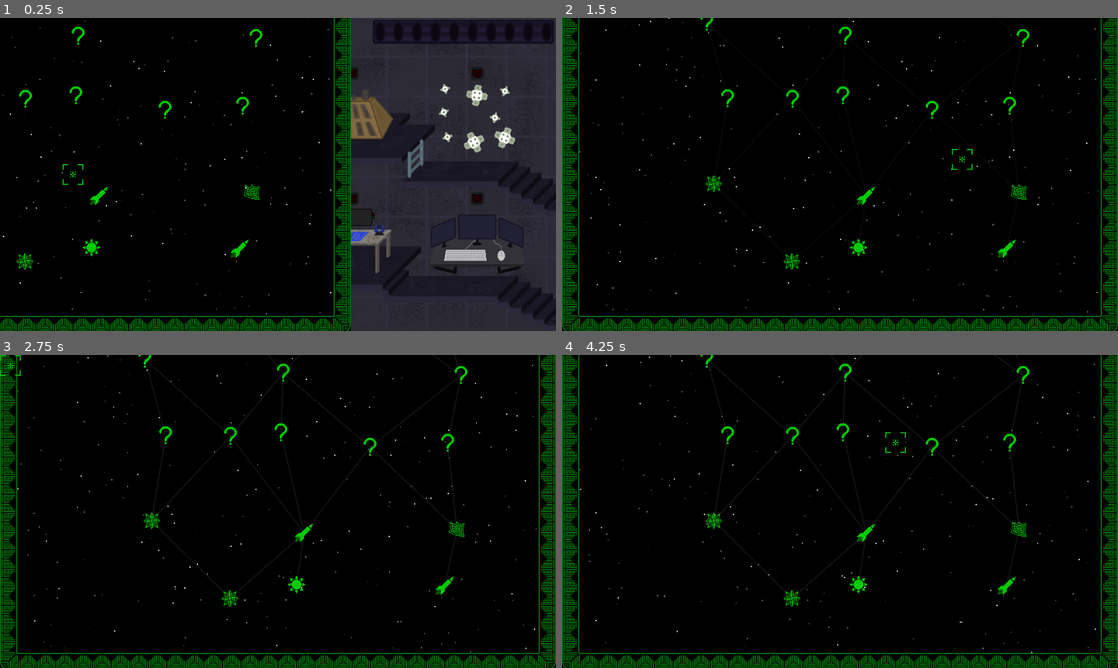
Above: before the commit, frames 1-4 (two rows, left to right).
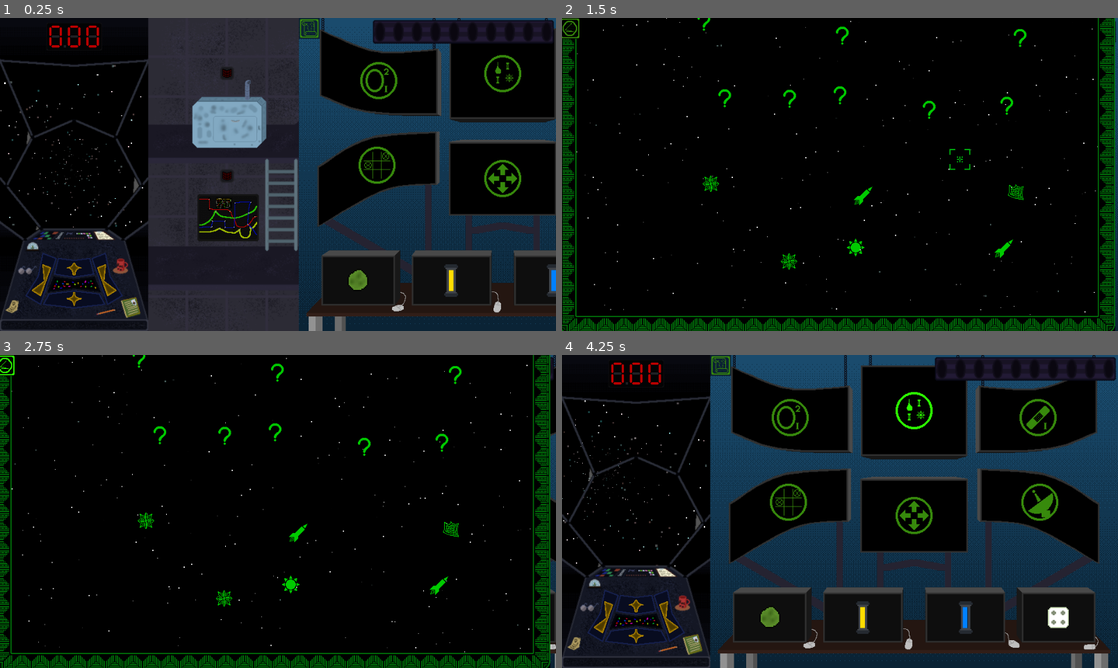
Above: after the commit, the same moments.

Repository: kedalovo/-SG-Spaceship-Management
Game: Godot game, scene res://Game Scene/Game.tscn
Two runs of this game, one before a commit and one after it. Both use one fixed random seed, a clock stepped at 60 frames per second and the inputs below.
Inputs (mouse positions are in pixels of both pictures, inside the frame that each line leads up to):
- Up to frame 1 (0.25 s): no input
- Up to frame 2 (1.5 s): click (773, 27) at 0.52 s; move the mouse to (962, 158) at 1.27 s; hold Right (right) from 1.28 s (still down); hold ` (test) from 1.28 s (still down); click (962, 158) at 1.42 s
- Up to frame 3 (2.75 s): release Right (right) at 2 s; release ` (test) at 2 s; click (11, 364) at 2.02 s
- Up to frame 4 (4.25 s): move the mouse to (728, 527) at 2.77 s; hold Down (down) 2.78-3.53 s; tap Space (test1) at 2.85 s; click (728, 527) at 2.92 s; move the mouse to (895, 442) at 3.52 s; hold Right (right) from 3.53 s (still down); hold ` (test) from 3.53 s (still down); click (895, 442) at 3.67 s

The runs differ from the first frame. In frame 1, 70% of the frame differs, in the area x 0-100%, y 0-100%; in frame 2, 7.2%; in frame 3, 7.5%; in frame 4, 52%.

Commit message:
Store and Map now interact properly - you can suumon Store in Map and Map in Store.

Diff:
--- a/Game Scene/Game.tscn
+++ b/Game Scene/Game.tscn
@@ -733,6 +733,8 @@
 [connection signal="finished_animation" from="SubViewportContainer/SubViewport/Computer System" to="." method="_on_system_animation_finished"]
 [connection signal="fixed" from="SubViewportContainer/SubViewport/Computer System" to="." method="_on_system_fixed"]
 [connection signal="location_changed" from="Map" to="Cabin/SubViewportContainer2/SubViewport/Space" method="_on_map_location_changed"]
+[connection signal="store_summoned" from="Map" to="." method="_on_map_store_summoned"]
 [connection signal="timeout" from="RoundTimer" to="." method="_on_round_timer_timeout"]
 [connection signal="balance_flash" from="Store" to="Balance" method="_on_store_balance_flash"]
 [connection signal="item_bought" from="Store" to="." method="_on_store_item_bought"]
+[connection signal="map_summoned" from="Store" to="." method="_on_store_map_summoned"]
--- a/Game Scene/game.gd
+++ b/Game Scene/game.gd
@@ -55,10 +55,7 @@
 func _ready() -> void:
 	Input.set_custom_mouse_cursor(CURSOR_NORMAL, Input.CURSOR_ARROW)
 	Input.set_custom_mouse_cursor(CURSOR_POINTER, Input.CURSOR_POINTING_HAND)
-	map_animator.play(&"open")
-	Input.mouse_mode = Input.MOUSE_MODE_HIDDEN
-	map.cursor.show()
-	#store_animator.play(&"open")
+	toggle_store(true)
 
 
 func _input(event: InputEvent) -> void:
@@ -109,6 +106,26 @@
 func _physics_process(_delta: float) -> void:
 	cabin_view.scale = lerp(cabin_view.scale, Vector2.ONE, 0.1)
 	clock.set_time(round_timer.time_left)
+
+
+func toggle_map(open: bool) -> void:
+	if open:
+		map.toggle_input(true)
+		map_animator.play(&"open")
+		Input.mouse_mode = Input.MOUSE_MODE_HIDDEN
+		map.cursor.show()
+	else:
+		map_animator.play_backwards(&"open")
+		Input.mouse_mode = Input.MOUSE_MODE_VISIBLE
+		map.cursor.hide()
+
+
+func toggle_store(open: bool) -> void:
+	if open:
+		store.toggle_input(true)
+		store_animator.play(&"open")
+	else:
+		store_animator.play_backwards(&"open")
 
 
 func start_round() -> void:
@@ -229,3 +246,12 @@
 			engines_system.add_coolant()
 		game_manager.store_items.PATCH:
 			hull_system.add_patch()
+
+
+func _on_store_map_summoned() -> void:
+	toggle_map(true)
+
+
+func _on_map_store_summoned() -> void:
+	toggle_map(false)
+	toggle_store(true)
--- a/Map/map.gd
+++ b/Map/map.gd
@@ -2,6 +2,11 @@
 
 
 signal location_changed(new_location: map_node)
+signal store_summoned
+
+
+@export_color_no_alpha var default_color: Color
+@export_color_no_alpha var highlight_color: Color
 
 
 const MAP_NODE = preload("res://Map/Map Node/map_node.tscn")
@@ -22,6 +27,8 @@
 @onready var marker: Sprite2D = $Marker
 @onready var marker_animator: AnimationPlayer = $"Marker/Marker Animator"
 @onready var contents: Control = $"Scroll/Map Container/MarginContainer/Contents"
+@onready var input_stopper: Control = $"Input Stopper"
+@onready var store_button: TextureButton = $"Store Button Background/Store Button"
 
 @export var line_color_global: Color
 
@@ -69,6 +76,13 @@
 				for target in j.connected_to_nodes:
 					if !target.disabled and !j.disabled:
 						draw_line(target.global_position, j.global_position, line_color_global, 2)
+
+
+func toggle_input(new_state: bool) -> void:
+	if new_state:
+		input_stopper.mouse_filter = Control.MOUSE_FILTER_IGNORE
+	else:
+		input_stopper.mouse_filter = Control.MOUSE_FILTER_STOP
 
 
 func draw_default_punctured_line(from: Vector2, to: Vector2) -> void:
@@ -292,3 +306,16 @@
 	for i in current_location.connected_to_nodes:
 		i.is_available = true
 	location_changed.emit(node)
+
+
+func _on_store_button_pressed() -> void:
+	toggle_input(false)
+	store_summoned.emit()
+
+
+func _on_store_button_mouse_entered() -> void:
+	store_button.modulate = highlight_color
+
+
+func _on_store_button_mouse_exited() -> void:
+	store_button.modulate = default_color
--- a/Map/map.tscn
+++ b/Map/map.tscn
@@ -1,9 +1,11 @@
-[gd_scene load_steps=10 format=3 uid="uid://dh1g8tgwww50"]
+[gd_scene load_steps=13 format=3 uid="uid://dh1g8tgwww50"]
 
 [ext_resource type="Script" path="res://Map/map.gd" id="1_jlmf0"]
 [ext_resource type="Texture2D" uid="uid://b6mmbj44xpsa0" path="res://Map/Assets/Map panel.png" id="2_8rhpx"]
 [ext_resource type="Texture2D" uid="uid://b5bocgmqxnpov" path="res://UI/Map cursor.png" id="3_2quoa"]
 [ext_resource type="Texture2D" uid="uid://dx4uuw4w0mcbb" path="res://Map/Assets/Map marker.png" id="4_1ecxj"]
+[ext_resource type="Texture2D" uid="uid://c2mypu71lgj13" path="res://Map/Assets/Store Icon.png" id="5_gb2tl"]
+[ext_resource type="BitMap" uid="uid://dbqxykcm213cb" path="res://Store/Assets/Button mask.png" id="6_hl6c4"]
 
 [sub_resource type="Gradient" id="Gradient_7uqp6"]
 offsets = PackedFloat32Array(0, 0.2, 0.8, 1)
@@ -54,8 +56,13 @@
 "show": SubResource("Animation_6c21g")
 }
 
+[sub_resource type="StyleBoxFlat" id="StyleBoxFlat_foxnn"]
+bg_color = Color(0, 0, 0, 0.909804)
+
 [node name="Map" type="Node2D"]
 script = ExtResource("1_jlmf0")
+default_color = Color(0.215686, 0.541176, 0.0470588, 1)
+highlight_color = Color(0.176955, 1, 0, 1)
 line_color_global = Color(1, 1, 1, 0.0784314)
 
 [node name="ColorRect" type="ColorRect" parent="."]
@@ -63,12 +70,14 @@
 offset_right = 960.0
 offset_bottom = 540.0
 color = Color(0.367188, 0.367188, 0.367188, 1)
+metadata/_edit_lock_ = true
 
 [node name="Scroll" type="ScrollContainer" parent="."]
 z_index = -1
 offset_right = 960.0
 offset_bottom = 540.0
 vertical_scroll_mode = 3
+metadata/_edit_lock_ = true
 
 [node name="Map Container" type="Control" parent="Scroll"]
 custom_minimum_size = Vector2(576, 2048)
@@ -145,6 +154,7 @@
 layout_mode = 2
 
 [node name="Map Nodes" type="Node2D" parent="."]
+metadata/_edit_lock_ = true
 
 [node name="Cursor" type="Sprite2D" parent="."]
 visible = false
@@ -159,3 +169,44 @@
 libraries = {
 "": SubResource("AnimationLibrary_s5ibo")
 }
+
+[node name="Store Button Background" type="Panel" parent="."]
+z_index = 10
+offset_right = 36.0
+offset_bottom = 36.0
+theme_override_styles/panel = SubResource("StyleBoxFlat_foxnn")
+metadata/_edit_lock_ = true
+
+[node name="Store Button" type="TextureButton" parent="Store Button Background"]
+modulate = Color(0.215686, 0.541176, 0.0470588, 1)
+layout_mode = 1
+anchors_preset = 8
+anchor_left = 0.5
+anchor_top = 0.5
+anchor_right = 0.5
+anchor_bottom = 0.5
+offset_left = -17.0
+offset_top = -17.0
+offset_right = 17.0
+offset_bottom = 17.0
+grow_horizontal = 2
+grow_vertical = 2
+focus_mode = 0
+texture_normal = ExtResource("5_gb2tl")
+texture_pressed = ExtResource("5_gb2tl")
+texture_hover = ExtResource("5_gb2tl")
+texture_disabled = ExtResource("5_gb2tl")
+texture_focused = ExtResource("5_gb2tl")
+texture_click_mask = ExtResource("6_hl6c4")
+stretch_mode = 0
+
+[node name="Input Stopper" type="Control" parent="."]
+layout_mode = 3
+anchors_preset = 0
+offset_right = 960.0
+offset_bottom = 540.0
+metadata/_edit_lock_ = true
+
+[connection signal="mouse_entered" from="Store Button Background/Store Button" to="." method="_on_store_button_mouse_entered"]
+[connection signal="mouse_exited" from="Store Button Background/Store Button" to="." method="_on_store_button_mouse_exited"]
+[connection signal="pressed" from="Store Button Background/Store Button" to="." method="_on_store_button_pressed"]
--- a/Store/store.gd
+++ b/Store/store.gd
@@ -3,6 +3,7 @@
 
 signal item_bought(item: game_manager.store_items)
 signal balance_flash
+signal map_summoned
 
 
 @export_color_no_alpha var default_color: Color
@@ -24,6 +25,21 @@
 @onready var bottom_left_button: TextureButton = $"Buttons/Bottom Left Button"
 @onready var bottom_middle_button: TextureButton = $"Buttons/Bottom Middle Button"
 @onready var bottom_right_button: TextureButton = $"Buttons/Bottom Right Button"
+
+@onready var map_button: TextureButton = $"Map Button Background/Map Button"
+
+@onready var input_stopper: Control = $"Input Stopper"
+
+
+func _ready() -> void:
+	toggle_input(true)
+
+
+func toggle_input(new_state: bool) -> void:
+	if new_state:
+		input_stopper.mouse_filter = Control.MOUSE_FILTER_IGNORE
+	else:
+		input_stopper.mouse_filter = Control.MOUSE_FILTER_STOP
 
 
 func _on_item_bought(item: game_manager.store_items) -> void:
@@ -61,3 +77,16 @@
 
 func _on_low_balance_flash() -> void:
 	balance_flash.emit()
+
+
+func _on_map_button_pressed() -> void:
+	toggle_input(false)
+	map_summoned.emit()
+
+
+func _on_map_button_mouse_entered() -> void:
+	map_button.modulate = highlight_color
+
+
+func _on_map_button_mouse_exited() -> void:
+	map_button.modulate = default_color
--- a/Store/store.tscn
+++ b/Store/store.tscn
@@ -24,6 +24,7 @@
 [ext_resource type="Texture2D" uid="uid://j5s7t4xad3n5" path="res://Store/Assets/Navigation upgrade.png" id="18_wa2ly"]
 [ext_resource type="Texture2D" uid="uid://bdrc1yo8vvhbe" path="res://Store/Assets/Bottom right progress.png" id="21_4uli5"]
 [ext_resource type="BitMap" uid="uid://dbqxykcm213cb" path="res://Store/Assets/Button mask.png" id="24_shtal"]
+[ext_resource type="Texture2D" uid="uid://duj4reibc0j18" path="res://Store/Assets/Map Icon.png" id="25_tcmsf"]
 
 [sub_resource type="Gradient" id="Gradient_ohp06"]
 interpolation_mode = 2
@@ -34,6 +35,45 @@
 gradient = SubResource("Gradient_ohp06")
 width = 121
 height = 80
+
+[sub_resource type="Animation" id="Animation_c28ye"]
+length = 0.001
+tracks/0/type = "value"
+tracks/0/imported = false
+tracks/0/enabled = true
+tracks/0/path = NodePath(".:rotation")
+tracks/0/interp = 1
+tracks/0/loop_wrap = true
+tracks/0/keys = {
+"times": PackedFloat32Array(0),
+"transitions": PackedFloat32Array(1),
+"update": 0,
+"values": [0.0]
+}
+tracks/1/type = "value"
+tracks/1/imported = false
+tracks/1/enabled = true
+tracks/1/path = NodePath(".:self_modulate")
+tracks/1/interp = 1
+tracks/1/loop_wrap = true
+tracks/1/keys = {
+"times": PackedFloat32Array(0),
+"transitions": PackedFloat32Array(1),
+"update": 0,
+"values": [Color(1, 1, 1, 1)]
+}
+tracks/2/type = "value"
+tracks/2/imported = false
+tracks/2/enabled = true
+tracks/2/path = NodePath(".:skew")
+tracks/2/interp = 1
+tracks/2/loop_wrap = true
+tracks/2/keys = {
+"times": PackedFloat32Array(0),
+"transitions": PackedFloat32Array(1),
+"update": 0,
+"values": [0.0]
+}
 
 [sub_resource type="Animation" id="Animation_fgily"]
 resource_name = "shake"
@@ -76,45 +116,6 @@
 "values": [0.0, -0.261799, 0.261799, 0.0]
 }
 
-[sub_resource type="Animation" id="Animation_c28ye"]
-length = 0.001
-tracks/0/type = "value"
-tracks/0/imported = false
-tracks/0/enabled = true
-tracks/0/path = NodePath(".:rotation")
-tracks/0/interp = 1
-tracks/0/loop_wrap = true
-tracks/0/keys = {
-"times": PackedFloat32Array(0),
-"transitions": PackedFloat32Array(1),
-"update": 0,
-"values": [0.0]
-}
-tracks/1/type = "value"
-tracks/1/imported = false
-tracks/1/enabled = true
-tracks/1/path = NodePath(".:self_modulate")
-tracks/1/interp = 1
-tracks/1/loop_wrap = true
-tracks/1/keys = {
-"times": PackedFloat32Array(0),
-"transitions": PackedFloat32Array(1),
-"update": 0,
-"values": [Color(1, 1, 1, 1)]
-}
-tracks/2/type = "value"
-tracks/2/imported = false
-tracks/2/enabled = true
-tracks/2/path = NodePath(".:skew")
-tracks/2/interp = 1
-tracks/2/loop_wrap = true
-tracks/2/keys = {
-"times": PackedFloat32Array(0),
-"transitions": PackedFloat32Array(1),
-"update": 0,
-"values": [0.0]
-}
-
 [sub_resource type="AnimationLibrary" id="AnimationLibrary_wbllm"]
 _data = {
 "RESET": SubResource("Animation_c28ye"),
@@ -140,6 +141,9 @@
 gradient = SubResource("Gradient_ohp06")
 width = 180
 height = 121
+
+[sub_resource type="StyleBoxFlat" id="StyleBoxFlat_54icc"]
+bg_color = Color(0, 0, 0, 0.52549)
 
 [node name="Store" type="Node2D"]
 script = ExtResource("1_waq3s")
@@ -585,6 +589,40 @@
 
 [node name="Timer" type="Timer" parent="Buttons/Bottom Right Button"]
 one_shot = true
+
+[node name="Map Button Background" type="Panel" parent="."]
+offset_right = 36.0
+offset_bottom = 36.0
+theme_override_styles/panel = SubResource("StyleBoxFlat_54icc")
+
+[node name="Map Button" type="TextureButton" parent="Map Button Background"]
+modulate = Color(0.215686, 0.541176, 0.0470588, 1)
+layout_mode = 1
+anchors_preset = 8
+anchor_left = 0.5
+anchor_top = 0.5
+anchor_right = 0.5
+anchor_bottom = 0.5
+offset_left = -16.0
+offset_top = -16.0
+offset_right = 16.0
+offset_bottom = 16.0
+grow_horizontal = 2
+grow_vertical = 2
+focus_mode = 0
+texture_normal = ExtResource("25_tcmsf")
+texture_pressed = ExtResource("25_tcmsf")
+texture_hover = ExtResource("25_tcmsf")
+texture_disabled = ExtResource("25_tcmsf")
+texture_focused = ExtResource("25_tcmsf")
+texture_click_mask = ExtResource("24_shtal")
+stretch_mode = 0
+
+[node name="Input Stopper" type="Control" parent="."]
+layout_mode = 3
+anchors_preset = 0
+offset_right = 704.0
+offset_bottom = 540.0
 
 [connection signal="button_down" from="Buttons/Algae Button" to="Buttons/Algae Button" method="_on_button_down"]
 [connection signal="button_up" from="Buttons/Algae Button" to="Buttons/Algae Button" method="_on_button_up"]
@@ -656,3 +694,6 @@
 [connection signal="mouse_exited" from="Buttons/Bottom Right Button" to="Buttons/Bottom Right Button" method="_on_mouse_exited"]
 [connection signal="upgrade_bought" from="Buttons/Bottom Right Button" to="." method="_on_item_bought"]
 [connection signal="timeout" from="Buttons/Bottom Right Button/Timer" to="Buttons/Bottom Right Button" method="_on_timer_timeout"]
+[connection signal="mouse_entered" from="Map Button Background/Map Button" to="." method="_on_map_button_mouse_entered"]
+[connection signal="mouse_exited" from="Map Button Background/Map Button" to="." method="_on_map_button_mouse_exited"]
+[connection signal="pressed" from="Map Button Background/Map Button" to="." method="_on_map_button_pressed"]
Binary file added: Map/Assets/Store Icon.png
Not shown, added: Map/Assets/Store Icon.png.import
Binary file added: Store/Assets/Map Icon.png
Not shown, added: Store/Assets/Map Icon.png.import
Not shown: 1 places in Store/store.tscn that only renumber resources
